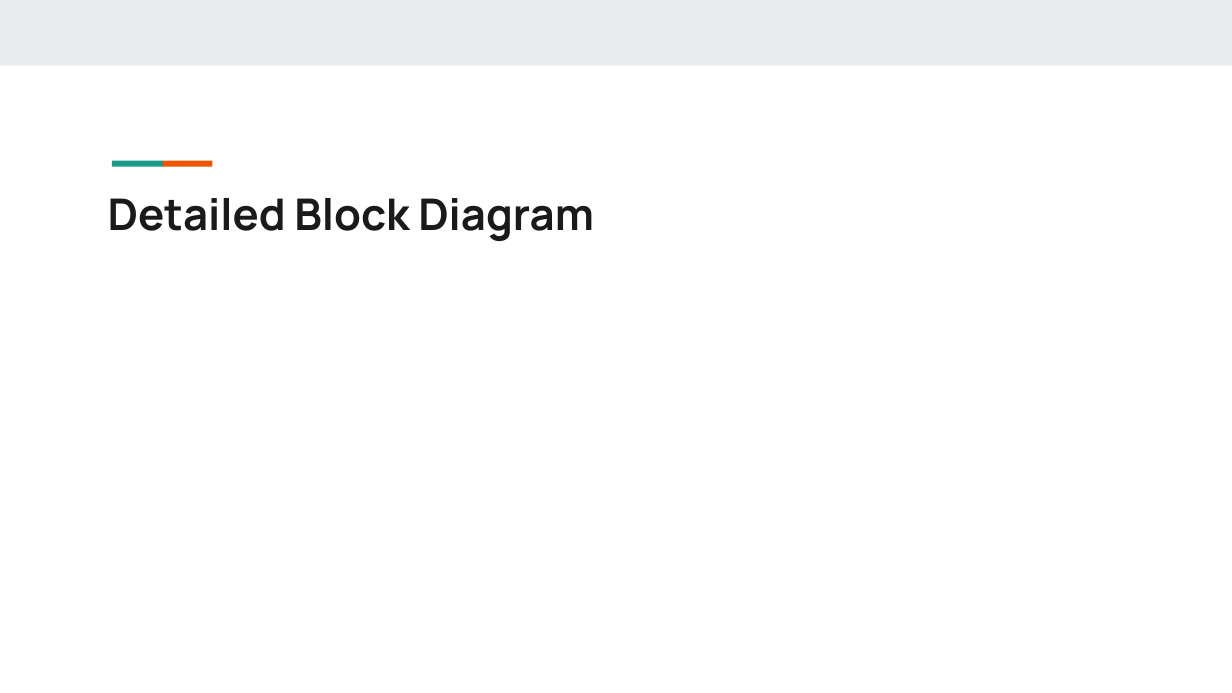
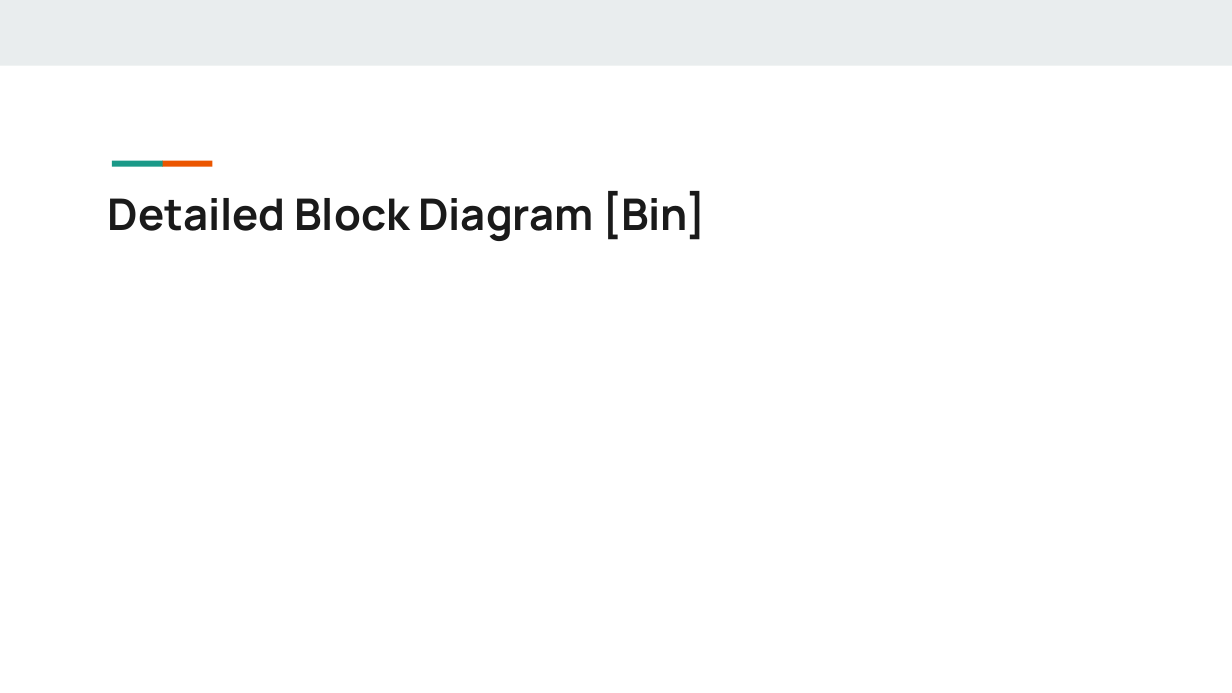
Before and after one commit to xu842251462/EC551_FinalProject, a slide deck: slide 8 of Bringing the Analog World to Digital Design_EC551_Final Project.pptx. Drawn at 1232x693 pixels with LibreOffice and Linux fonts; fonts in the diff are those of the drawing. Boxes give left, top, right and bottom in pixels: in the first picture for what was removed or moved away, otherwise in the second. Text is boxed around its words. In the diff, an @@ line names an element or a change of style, - is before the commit and + after.

```diff
--- a/Bringing the Analog World to Digital Design_EC551_Final Project.pptx
+++ b/Bringing the Analog World to Digital Design_EC551_Final Project.pptx
@@ title at (108,191,706,241): text changed @@
-Detailed Block Diagram
+Detailed Block Diagram [Bin]
```
Also in this commit, not shown: 4 other slides changed.
